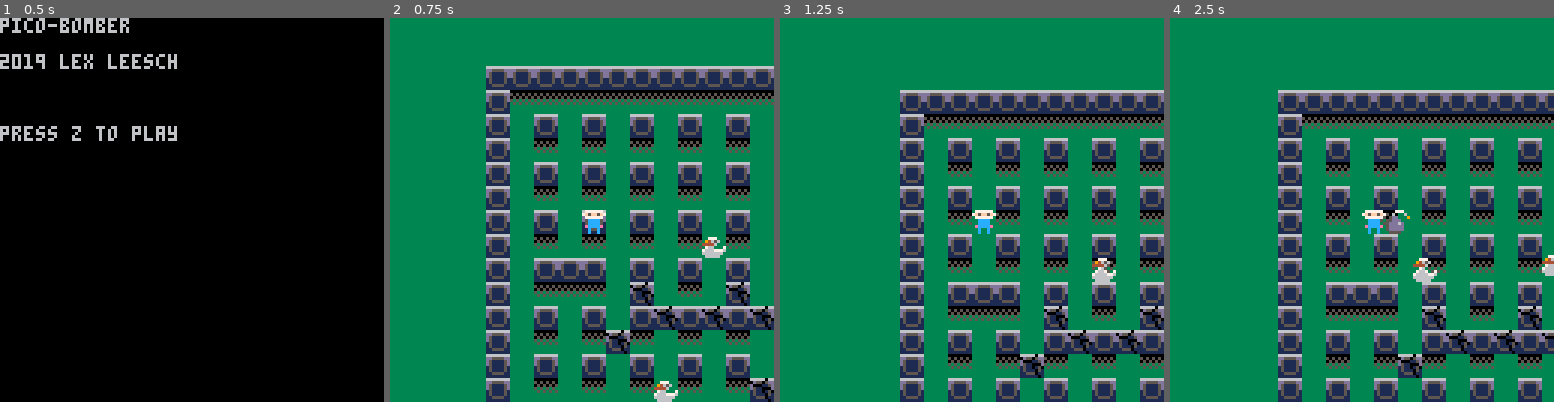
Above: before the commit, frames 1-4 (left to right).
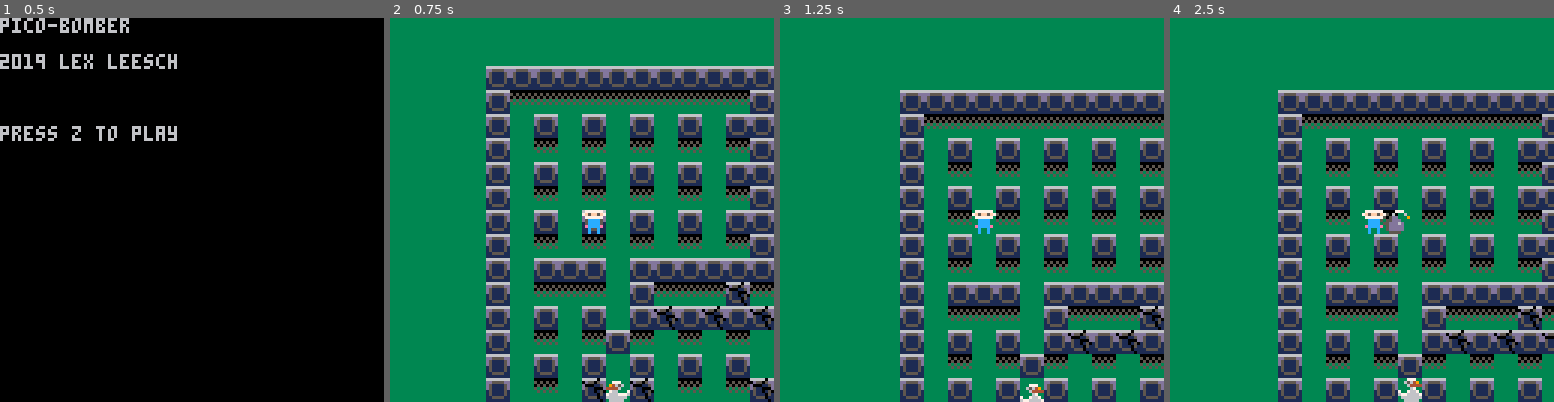
Above: after the commit, the same moments.

Repository: DigbyTheDog/PicoBomber
Game: PICO-8 cartridge game-1.p8
Two runs of this game, one before a commit and one after it. Both use one fixed random seed, a clock stepped at 60 frames per second and the inputs below.
Inputs:
- Up to frame 1 (0.5 s): no input
- Up to frame 2 (0.75 s): tap O (Z key) at 0.7 s
- Up to frame 3 (1.25 s): no input
- Up to frame 4 (2.5 s): hold Right 1.6-2.1 s; tap O (Z key) at 1.7, 2.1 s; hold Up 2.15-2.42 s; hold Right from 2.47 s (still down)

Frame 1 is identical in both runs. In frame 2, 6.0% of the frame differs, in the area x 50-100%, y 18-100%; in frame 3, 1.8%; in frame 4, 3.5%.

Commit message:
Update game-1.p8
nothing much

Diff:
--- a/game-1.p8
+++ b/game-1.p8
@@ -880,21 +880,21 @@
 0c0c0c0c0c0c0c0c0c0c0c0c0c0c0c0c0c0c0c0c0c0c0c0c0c0c0c0c0c0c0c0c0c0c0c0c0c0c0c0c0c0c0c0c0c0c0c0c0c0c0c0c0c0c0c0c0c0c0c0c0c0c0c0c0c0c0c0c0c0c0c0c0c0c0c0c0c0c0c0c0c0c0c0c0c0c0c0c0c0c0c0c0c0c0c0c0c0c0c0c0c0c0c0c0c0c0c0c0c0c0c0c0c0c0c0c0c0c0c0c0c0c0c0c0c0c0c0c
 0c0c0c0c0c0c0c0c0c0c0c0c0c0c0c0c0c0c0c0c0c0c0c0c0c0c0c0c0c0c0c0c0c0c0c0c0c0c0c0c0c0c0c0c0c0c0c0c0c0c0c0c0c0c0c0c0c0c0c0c0c0c0c0c0c0c0c0c0c0c0c0c0c0c0c0c0c0c0c0c0c0c0c0c0c0c0c0c0c0c0c0c0c0c0c0c0c0c0c0c0c0c0c0c0c0c0c0c0c0c0c0c0c0c0c0c0c0c0c0c0c0c0c0c0c0c0c0c
 0c0c0c0c0c0c0c0c0c0c0c0c010101010101010101010101010101010101010101010101010c0c0c0c0c0c0c0c0c0c0c0c0c0c0c0c0c0c0c0c0c0c0c0c0c0c0c0c0c0c0c0c0c0c0c0c0c0c0c0c0c0c0c0c0c0c0c0c0c0c0c0c0c0c0c0c0c0c0c0c0c0c0c0c0c0c0c0c0c0c0c0c0c0c0c0c0c0c0c0c0c0c0c0c0c0c0c0c0c0c0c
-0c0c0c0c0c0c0c0c0c0c0c0c010202020202020202020202020211020202020202020202010c0c0c0c0c0c0c0c0c0c0c0c0c0c0c0c0c0c0c0c0c0c0c0c0c0c0c0c0c0c0c0c0c0c0c0c0c0c0c0c0c0c0c0c0c0c0c0c0c0c0c0c0c0c0c0c0c0c0c0c0c0c0c0c0c0c0c0c0c0c0c0c0c0c0c0c0c0c0c0c0c0c0c0c0c0c0c0c0c0c0c
-0c0c0c0c0c0c0c0c0c0c0c0c010001000100010001000100010001000100010001000100010c0c0c0c0c0c0c0c0c0c0c0c0c0c0c0c0c0c0c0c0c0c0c0c0c0c0c0c0c0c0c0c0c0c0c0c0c0c0c0c0c0c0c0c0c0c0c0c0c0c0c0c0c0c0c0c0c0c0c0c0c0c0c0c0c0c0c0c0c0c0c0c0c0c0c0c0c0c0c0c0c0c0c0c0c0c0c0c0c0c0c
-0c0c0c0c0c0c0c0c0c0c0c0c010002000200020002000200020011000200020002000200010c0c0c0c0c0c0c0c0c0c0c0c0c0c0c0c0c0c0c0c0c0c0c0c0c0c0c0c0c0c0c0c0c0c0c0c0c0c0c0c0c0c0c0c0c0c0c0c0c0c0c0c0c0c0c0c0c0c0c0c0c0c0c0c0c0c0c0c0c0c0c0c0c0c0c0c0c0c0c0c0c0c0c0c0c0c0c0c0c0c0c
-0c0c0c0c0c0c0c0c0c0c0c0c010001000100010001000100010001000100010001000100010c0c0c0c0c0c0c0c0c0c0c0c0c0c0c0c0c0c0c0c0c0c0c0c0c0c0c0c0c0c0c0c0c0c0c0c0c0c0c0c0c0c0c0c0c0c0c0c0c0c0c0c0c0c0c0c0c0c0c0c0c0c0c0c0c0c0c0c0c0c0c0c0c0c0c0c0c0c0c0c0c0c0c0c0c0c0c0c0c0c0c
-0c0c0c0c0c0c0c0c0c0c0c0c010002000200020002000200022511000200020002000200010c0c0c0c0c0c0c0c0c0c0c0c0c0c0c0c0c0c0c0c0c0c0c0c0c0c0c0c0c0c0c0c0c0c0c0c0c0c0c0c0c0c0c0c0c0c0c0c0c0c0c0c0c0c0c0c0c0c0c0c0c0c0c0c0c0c0c0c0c0c0c0c0c0c0c0c0c0c0c0c0c0c0c0c0c0c0c0c0c0c0c
+0c0c0c0c0c0c0c0c0c0c0c0c010202020202020202020201020211020202020202020202010c0c0c0c0c0c0c0c0c0c0c0c0c0c0c0c0c0c0c0c0c0c0c0c0c0c0c0c0c0c0c0c0c0c0c0c0c0c0c0c0c0c0c0c0c0c0c0c0c0c0c0c0c0c0c0c0c0c0c0c0c0c0c0c0c0c0c0c0c0c0c0c0c0c0c0c0c0c0c0c0c0c0c0c0c0c0c0c0c0c0c
+0c0c0c0c0c0c0c0c0c0c0c0c010001000100010001000101010001000100010001000100010c0c0c0c0c0c0c0c0c0c0c0c0c0c0c0c0c0c0c0c0c0c0c0c0c0c0c0c0c0c0c0c0c0c0c0c0c0c0c0c0c0c0c0c0c0c0c0c0c0c0c0c0c0c0c0c0c0c0c0c0c0c0c0c0c0c0c0c0c0c0c0c0c0c0c0c0c0c0c0c0c0c0c0c0c0c0c0c0c0c0c
+0c0c0c0c0c0c0c0c0c0c0c0c010002000200020002000201020011000200020002000200010c0c0c0c0c0c0c0c0c0c0c0c0c0c0c0c0c0c0c0c0c0c0c0c0c0c0c0c0c0c0c0c0c0c0c0c0c0c0c0c0c0c0c0c0c0c0c0c0c0c0c0c0c0c0c0c0c0c0c0c0c0c0c0c0c0c0c0c0c0c0c0c0c0c0c0c0c0c0c0c0c0c0c0c0c0c0c0c0c0c0c
+0c0c0c0c0c0c0c0c0c0c0c0c010001000100010001000101010001000100010001000100010c0c0c0c0c0c0c0c0c0c0c0c0c0c0c0c0c0c0c0c0c0c0c0c0c0c0c0c0c0c0c0c0c0c0c0c0c0c0c0c0c0c0c0c0c0c0c0c0c0c0c0c0c0c0c0c0c0c0c0c0c0c0c0c0c0c0c0c0c0c0c0c0c0c0c0c0c0c0c0c0c0c0c0c0c0c0c0c0c0c0c
+0c0c0c0c0c0c0c0c0c0c0c0c010002000200020002000201022511000200020002000200010c0c0c0c0c0c0c0c0c0c0c0c0c0c0c0c0c0c0c0c0c0c0c0c0c0c0c0c0c0c0c0c0c0c0c0c0c0c0c0c0c0c0c0c0c0c0c0c0c0c0c0c0c0c0c0c0c0c0c0c0c0c0c0c0c0c0c0c0c0c0c0c0c0c0c0c0c0c0c0c0c0c0c0c0c0c0c0c0c0c0c
+0c0c0c0c0c0c0c0c0c0c0c0c010001000100010001000101010001000111011101000100010c0c0c0c0c0c0c0c0c0c0c0c0c0c0c0c0c0c0c0c0c0c0c0c0c0c0c0c0c0c0c0c0c0c0c0c0c0c0c0c0c0c0c0c0c0c0c0c0c0c0c0c0c0c0c0c0c0c0c0c0c0c0c0c0c0c0c0c0c0c0c0c0c0c0c0c0c0c0c0c0c0c0c0c0c0c0c0c0c0c0c
+0c0c0c0c0c0c0c0c0c0c0c0c0100020002000200022b0201110011000200022502000200010c0c0c0c0c0c0c0c0c0c0c0c0c0c0c0c0c0c0c0c0c0c0c0c0c0c0c0c0c0c0c0c0c0c0c0c0c0c0c0c0c0c0c0c0c0c0c0c0c0c0c0c0c0c0c0c0c0c0c0c0c0c0c0c0c0c0c0c0c0c0c0c0c0c0c0c0c0c0c0c0c0c0c0c0c0c0c0c0c0c0c
+0c0c0c0c0c0c0c0c0c0c0c0c010001010100010101010101010001000100010001000100010c0c0c0c0c0c0c0c0c0c0c0c0c0c0c0c0c0c0c0c0c0c0c0c0c0c0c0c0c0c0c0c0c0c0c0c0c0c0c0c0c0c0c0c0c0c0c0c0c0c0c0c0c0c0c0c0c0c0c0c0c0c0c0c0c0c0c0c0c0c0c0c0c0c0c0c0c0c0c0c0c0c0c0c0c0c0c0c0c0c0c
+0c0c0c0c0c0c0c0c0c0c0c0c010002020200010202021102020302001100020002000226010c0c0c0c0c0c0c0c0c0c0c0c0c0c0c0c0c0c0c0c0c0c0c0c0c0c0c0c0c0c0c0c0c0c0c0c0c0c0c0c0c0c0c0c0c0c0c0c0c0c0c0c0c0c0c0c0c0c0c0c0c0c0c0c0c0c0c0c0c0c0c0c0c0c0c0c0c0c0c0c0c0c0c0c0c0c0c0c0c0c0c
+0c0c0c0c0c0c0c0c0c0c0c0c010001000100011101110111011101000100010001000101010c0c0c0c0c0c0c0c0c0c0c0c0c0c0c0c0c0c0c0c0c0c0c0c0c0c0c0c0c0c0c0c0c0c0c0c0c0c0c0c0c0c0c0c0c0c0c0c0c0c0c0c0c0c0c0c0c0c0c0c0c0c0c0c0c0c0c0c0c0c0c0c0c0c0c0c0c0c0c0c0c0c0c0c0c0c0c0c0c0c0c
+0c0c0c0c0c0c0c0c0c0c0c0c010002000201022402240224022a02000200020002000202010c0c0c0c0c0c0c0c0c0c0c0c0c0c0c0c0c0c0c0c0c0c0c0c0c0c0c0c0c0c0c0c0c0c0c0c0c0c0c0c0c0c0c0c0c0c0c0c0c0c0c0c0c0c0c0c0c0c0c0c0c0c0c0c0c0c0c0c0c0c0c0c0c0c0c0c0c0c0c0c0c0c0c0c0c0c0c0c0c0c0c
 0c0c0c0c0c0c0c0c0c0c0c0c010001000100010001000100010001000111011101000100010c0c0c0c0c0c0c0c0c0c0c0c0c0c0c0c0c0c0c0c0c0c0c0c0c0c0c0c0c0c0c0c0c0c0c0c0c0c0c0c0c0c0c0c0c0c0c0c0c0c0c0c0c0c0c0c0c0c0c0c0c0c0c0c0c0c0c0c0c0c0c0c0c0c0c0c0c0c0c0c0c0c0c0c0c0c0c0c0c0c0c
-0c0c0c0c0c0c0c0c0c0c0c0c010002000200020002030200110011000200022502000200010c0c0c0c0c0c0c0c0c0c0c0c0c0c0c0c0c0c0c0c0c0c0c0c0c0c0c0c0c0c0c0c0c0c0c0c0c0c0c0c0c0c0c0c0c0c0c0c0c0c0c0c0c0c0c0c0c0c0c0c0c0c0c0c0c0c0c0c0c0c0c0c0c0c0c0c0c0c0c0c0c0c0c0c0c0c0c0c0c0c0c
-0c0c0c0c0c0c0c0c0c0c0c0c010001010100010001000100010001000100010001000100010c0c0c0c0c0c0c0c0c0c0c0c0c0c0c0c0c0c0c0c0c0c0c0c0c0c0c0c0c0c0c0c0c0c0c0c0c0c0c0c0c0c0c0c0c0c0c0c0c0c0c0c0c0c0c0c0c0c0c0c0c0c0c0c0c0c0c0c0c0c0c0c0c0c0c0c0c0c0c0c0c0c0c0c0c0c0c0c0c0c0c
-0c0c0c0c0c0c0c0c0c0c0c0c010002020200110002001100030002001100020002000226010c0c0c0c0c0c0c0c0c0c0c0c0c0c0c0c0c0c0c0c0c0c0c0c0c0c0c0c0c0c0c0c0c0c0c0c0c0c0c0c0c0c0c0c0c0c0c0c0c0c0c0c0c0c0c0c0c0c0c0c0c0c0c0c0c0c0c0c0c0c0c0c0c0c0c0c0c0c0c0c0c0c0c0c0c0c0c0c0c0c0c
-0c0c0c0c0c0c0c0c0c0c0c0c010001000100011101110111011101000100010001000101010c0c0c0c0c0c0c0c0c0c0c0c0c0c0c0c0c0c0c0c0c0c0c0c0c0c0c0c0c0c0c0c0c0c0c0c0c0c0c0c0c0c0c0c0c0c0c0c0c0c0c0c0c0c0c0c0c0c0c0c0c0c0c0c0c0c0c0c0c0c0c0c0c0c0c0c0c0c0c0c0c0c0c0c0c0c0c0c0c0c0c
-0c0c0c0c0c0c0c0c0c0c0c0c010002000211022402240224022a02000200020002000202010c0c0c0c0c0c0c0c0c0c0c0c0c0c0c0c0c0c0c0c0c0c0c0c0c0c0c0c0c0c0c0c0c0c0c0c0c0c0c0c0c0c0c0c0c0c0c0c0c0c0c0c0c0c0c0c0c0c0c0c0c0c0c0c0c0c0c0c0c0c0c0c0c0c0c0c0c0c0c0c0c0c0c0c0c0c0c0c0c0c0c
-0c0c0c0c0c0c0c0c0c0c0c0c010001000100010001000100010001000111011101000100010c0c0c0c0c0c0c0c0c0c0c0c0c0c0c0c0c0c0c0c0c0c0c0c0c0c0c0c0c0c0c0c0c0c0c0c0c0c0c0c0c0c0c0c0c0c0c0c0c0c0c0c0c0c0c0c0c0c0c0c0c0c0c0c0c0c0c0c0c0c0c0c0c0c0c0c0c0c0c0c0c0c0c0c0c0c0c0c0c0c0c
-0c0c0c0c0c0c0c0c0c0c0c0c01000200020002030200021102110203022a022a02000200010c0c0c0c0c0c0c0c0c0c0c0c0c0c0c0c0c0c0c0c0c0c0c0c0c0c0c0c0c0c0c0c0c0c0c0c0c0c0c0c0c0c0c0c0c0c0c0c0c0c0c0c0c0c0c0c0c0c0c0c0c0c0c0c0c0c0c0c0c0c0c0c0c0c0c0c0c0c0c0c0c0c0c0c0c0c0c0c0c0c0c
+0c0c0c0c0c0c0c0c0c0c0c0c010002001103112b0200021102110203022a022a02000200010c0c0c0c0c0c0c0c0c0c0c0c0c0c0c0c0c0c0c0c0c0c0c0c0c0c0c0c0c0c0c0c0c0c0c0c0c0c0c0c0c0c0c0c0c0c0c0c0c0c0c0c0c0c0c0c0c0c0c0c0c0c0c0c0c0c0c0c0c0c0c0c0c0c0c0c0c0c0c0c0c0c0c0c0c0c0c0c0c0c0c
 0c0c0c0c0c0c0c0c0c0c0c0c010001000100010001000100012401000100010001000111010c0c0c0c0c0c0c0c0c0c0c0c0c0c0c0c0c0c0c0c0c0c0c0c0c0c0c0c0c0c0c0c0c0c0c0c0c0c0c0c0c0c0c0c0c0c0c0c0c0c0c0c0c0c0c0c0c0c0c0c0c0c0c0c0c0c0c0c0c0c0c0c0c0c0c0c0c0c0c0c0c0c0c0c0c0c0c0c0c0c0c
-0c0c0c0c0c0c0c0c0c0c0c0c010002000211020002001100022502000200020002001103010c0c0c0c0c0c0c0c0c0c0c0c0c0c0c0c0c0c0c0c0c0c0c0c0c0c0c0c0c0c0c0c0c0c0c0c0c0c0c0c0c0c0c0c0c0c0c0c0c0c0c0c0c0c0c0c0c0c0c0c0c0c0c0c0c0c0c0c0c0c0c0c0c0c0c0c0c0c0c0c0c0c0c0c0c0c0c0c0c0c0c
+0c0c0c0c0c0c0c0c0c0c0c0c010002000201020002001100022502000200020002001103010c0c0c0c0c0c0c0c0c0c0c0c0c0c0c0c0c0c0c0c0c0c0c0c0c0c0c0c0c0c0c0c0c0c0c0c0c0c0c0c0c0c0c0c0c0c0c0c0c0c0c0c0c0c0c0c0c0c0c0c0c0c0c0c0c0c0c0c0c0c0c0c0c0c0c0c0c0c0c0c0c0c0c0c0c0c0c0c0c0c0c
 0c0c0c0c0c0c0c0c0c0c0c0c010101010101010101010101010101010101010101010101010c0c0c0c0c0c0c0c0c0c0c0c0c0c0c0c0c0c0c0c0c0c0c0c0c0c0c0c0c0c0c0c0c0c0c0c0c0c0c0c0c0c0c0c0c0c0c0c0c0c0c0c0c0c0c0c0c0c0c0c0c0c0c0c0c0c0c0c0c0c0c0c0c0c0c0c0c0c0c0c0c0c0c0c0c0c0c0c0c0c0c
 0c0c0c0c0c0c0c0c0c0c0c0c0c0c0c0c0c0c0c0c0c0c0c0c0c0c0c0c0c0c0c0c0c0c0c0c0c0c0c0c0c0c0c0c0c0c0c0c0c0c0c0c0c0c0c0c0c0c0c0c0c0c0c0c0c0c0c0c0c0c0c0c0c0c0c0c0c0c0c0c0c0c0c0c0c0c0c0c0c0c0c0c0c0c0c0c0c0c0c0c0c0c0c0c0c0c0c0c0c0c0c0c0c0c0c0c0c0c0c0c0c0c0c0c0c0c0c0c
 0c0c0c0c0c0c0c0c0c0c0c0c0c0c0c0c0c0c0c0c0c0c0c0c0c0c0c0c0c0c0c0c0c0c0c0c0c0c0c0c0c0c0c0c0c0c0c0c0c0c0c0c0c0c0c0c0c0c0c0c0c0c0c0c0c0c0c0c0c0c0c0c0c0c0c0c0c0c0c0c0c0c0c0c0c0c0c0c0c0c0c0c0c0c0c0c0c0c0c0c0c0c0c0c0c0c0c0c0c0c0c0c0c0c0c0c0c0c0c0c0c0c0c0c0c0c0c0c
